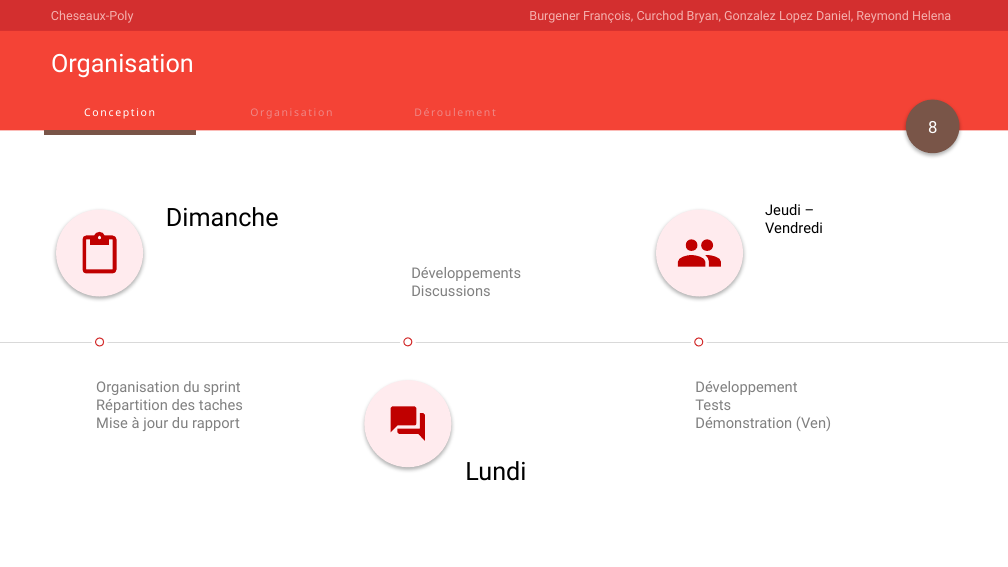
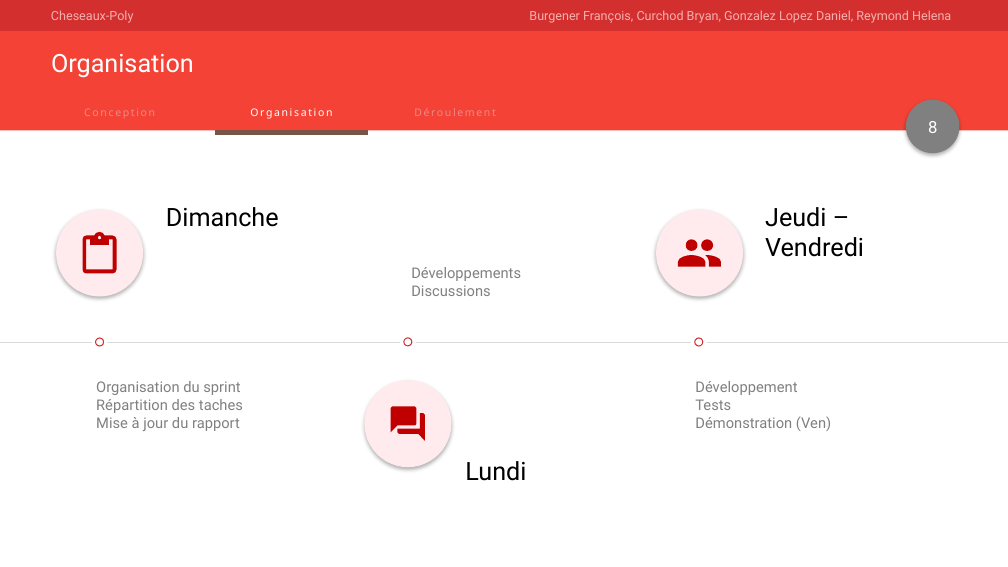
Before and after one commit to Angorance/HEIGVD_Monopoly, a slide deck: slide 8 of Doc/presentation.pptx. Drawn at 1008x567 pixels with LibreOffice and Linux fonts; fonts in the diff are those of the drawing. Boxes give left, top, right and bottom in pixels: in the first picture for what was removed or moved away, otherwise in the second. Text is boxed around its words. In the diff, an @@ line names an element or a change of style, - is before the commit and + after.

```diff
--- a/Doc/presentation.pptx
+++ b/Doc/presentation.pptx
@@ text "Conception" at box(84, 108, 155, 118): text colour #FFFFFF to #EF8886 @@
@@ text "Organisation" at box(250, 108, 332, 119): text colour #EF8886 to #FFFFFF @@
@@ ellipse at box(906, 100, 960, 154): fill #795548 to #808080 @@
@@ line moved from (44, 132) - (196, 132) to (216, 132) - (368, 132) @@
@@ text "Jeudi –" at box(765, 207, 864, 257): size 14 to 24 pt @@
```
Also in this commit, not shown: 9 other slides changed, 2 slides added, 2 slides removed.
